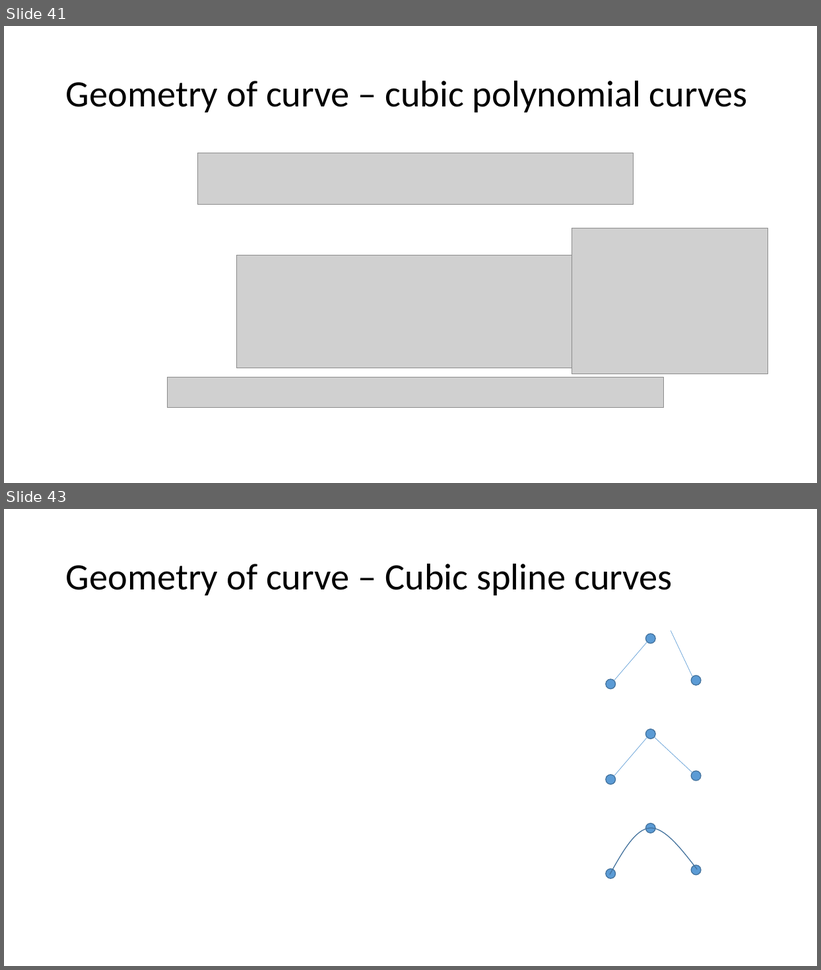
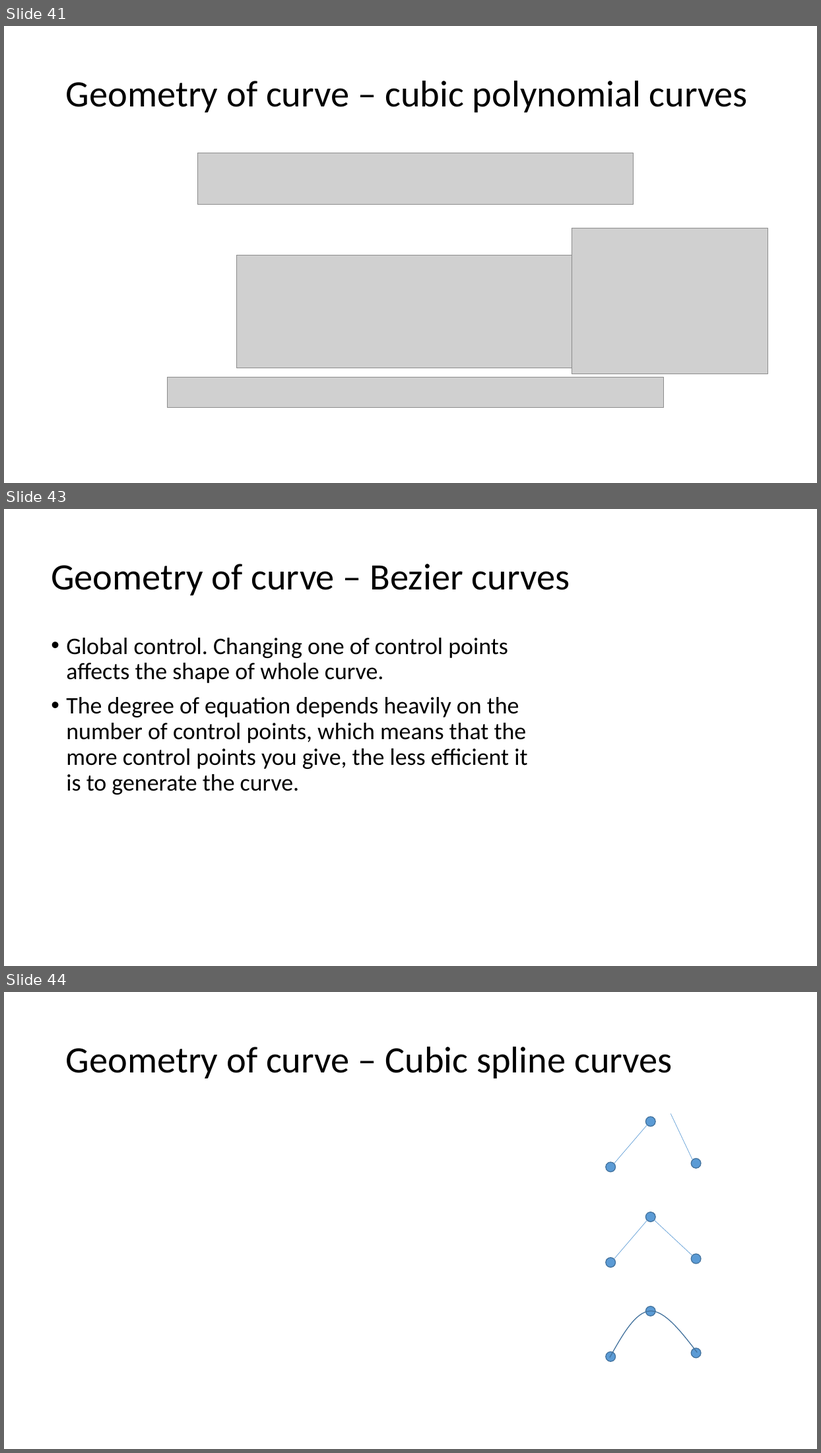
Before and after one commit to Jinny-Ching/cad_cam_course, a slide deck: CAD_CAM.pptx. Shown one above the other, each under a label of ours: slides 41 and 43 before the commit, slides 41, 43 and 44 after it; the slides between them are not shown. The pictures are 821x970 and 821x1453 pixels, drawn with LibreOffice and Linux fonts; fonts in the diff are those of the drawing; grey boxes stand for pictures. Boxes give left, top, right and bottom in pixels: in the first picture for what was removed or moved away, otherwise in the second. Text is boxed around its words. In the diff, an @@ line names an element or a change of style, - is before the commit and + after.

```diff
--- a/CAD_CAM.pptx
+++ b/CAD_CAM.pptx
@@ slide 43 added at (4,509,817,966), background #FFFFFF @@
@@ title added at (51,564,570,595), 44 pt, text #000000 @@
+Geometry of curve – Bezier curves
@@ text added at (66,638,527,795), 28 pt, text #000000 @@
+• Global control. Changing one of control points affects the shape of whole curve.
+• The degree of equation depends heavily on the number of control points, which means that the more control points you give, the less efficient it is to generate the curve.
@@ what was slide 43 is now slide 44 @@
```
Also in this commit, not shown: 4 slides changed, 1 other slide added, 1 slide removed.
